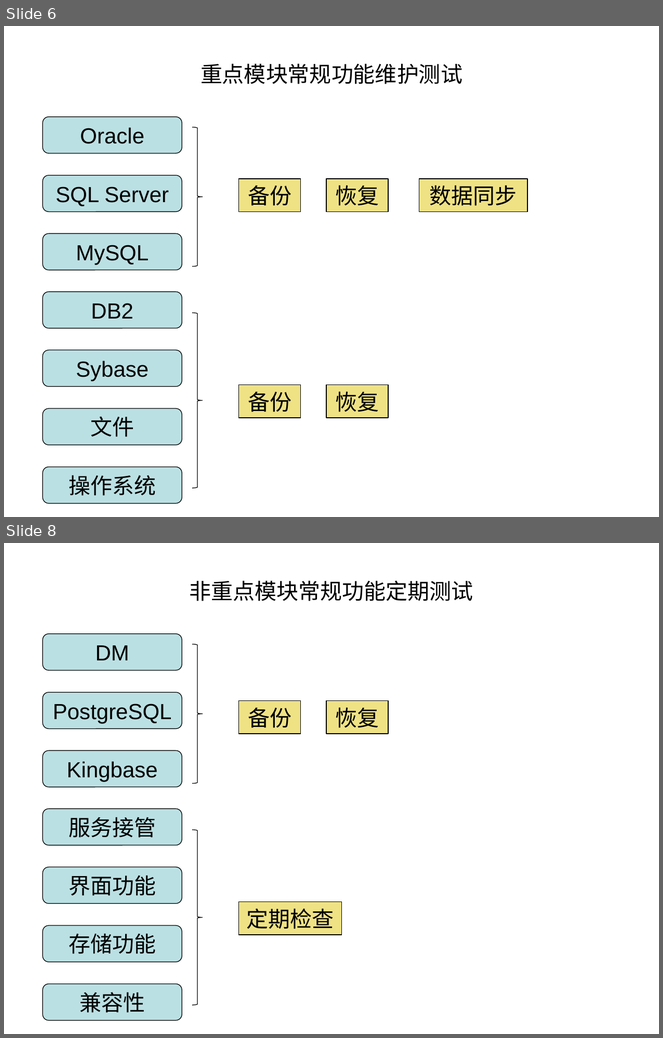
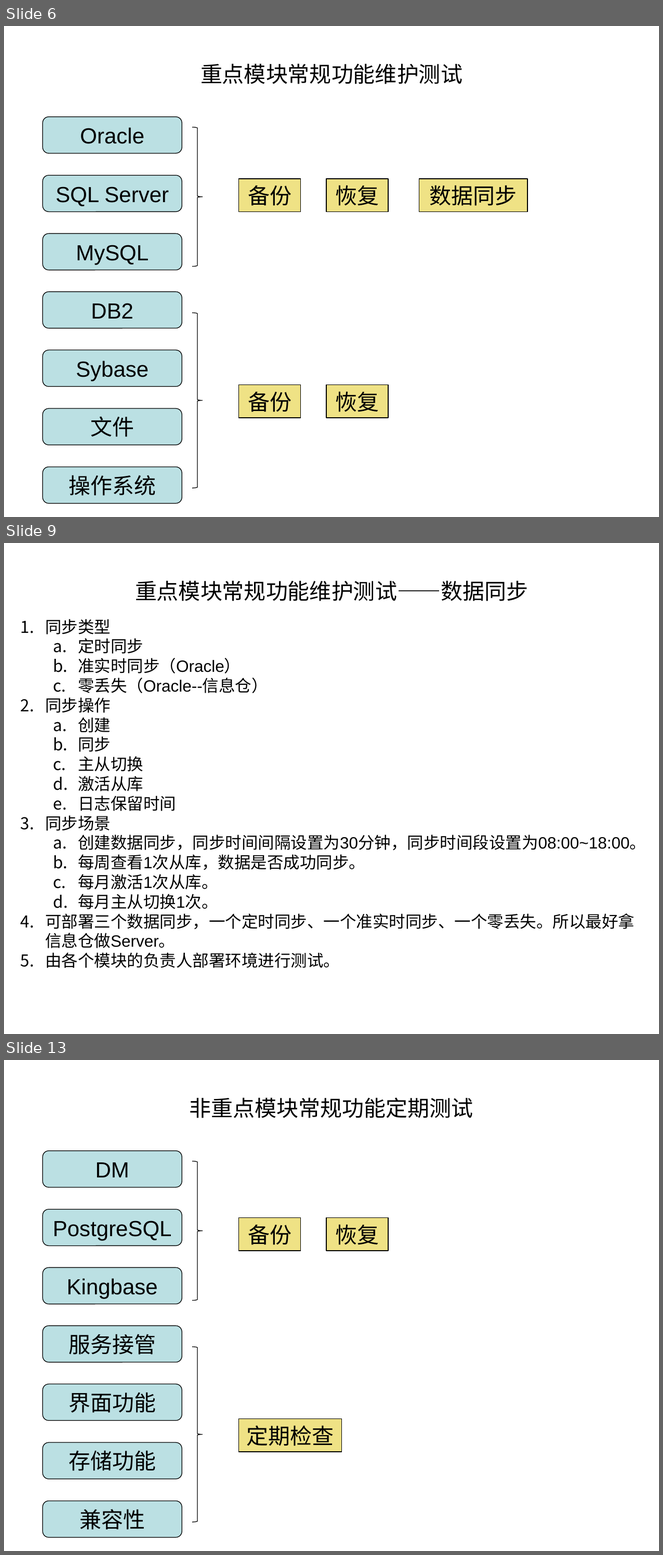
Before and after one commit to irene1990/Teamleader, a slide deck: PPT/Training/release process.ppt. Shown one above the other, each under a label of ours: slides 6 and 8 before the commit, slides 6, 9 and 13 after it; the slides between them are not shown. The pictures are 663x1038 and 663x1555 pixels, drawn with LibreOffice and Linux fonts; fonts in the diff are those of the drawing. Boxes give left, top, right and bottom in pixels: in the first picture for what was removed or moved away, otherwise in the second. Text is boxed around its words. In the diff, an @@ line names an element or a change of style, - is before the commit and + after.

```diff
--- a/PPT/Training/release process.ppt
+++ b/PPT/Training/release process.ppt
@@ slide 9 added at bbox=[4, 543, 659, 1034], background #FFFFFF @@
@@ title added at bbox=[135, 580, 528, 601], 24 pt, text #000000 @@
+重点模块常规功能维护测试——数据同步
@@ text added at bbox=[45, 619, 646, 968], 18 pt, text #000000 @@
+1. 同步类型
+  a. 定时同步
+  b. 准实时同步（Oracle）
+  c. 零丢失（Oracle--信息仓）
+2. 同步操作
+  a. 创建
+  b. 同步
+  c. 主从切换
+  d. 激活从库
+  e. 日志保留时间
+3. 同步场景
+  a. 创建数据同步，同步时间间隔设置为30分钟，同步时间段设置为08:00~18:00。
+  b. 每周查看1次从库，数据是否成功同步。
+  c. 每月激活1次从库。
+  d. 每月主从切换1次。
+4. 可部署三个数据同步，一个定时同步、一个准实时同步、一个零丢失。所以最好拿
+   信息仓做Server。
+5. 由各个模块的负责人部署环境进行测试。
@@ what was slide 8 is now slide 13 @@
```
Also in this commit, not shown: 2 slides changed, 7 other slides added, 2 slides removed.
